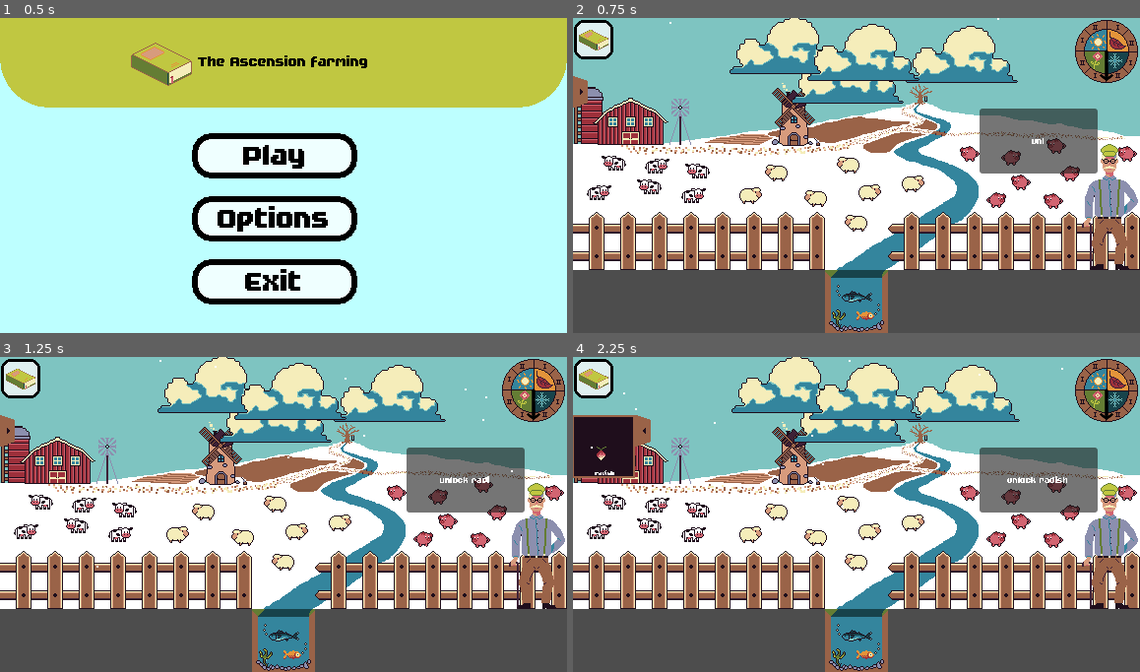
Above: before the commit, frames 1-4 (two rows, left to right).
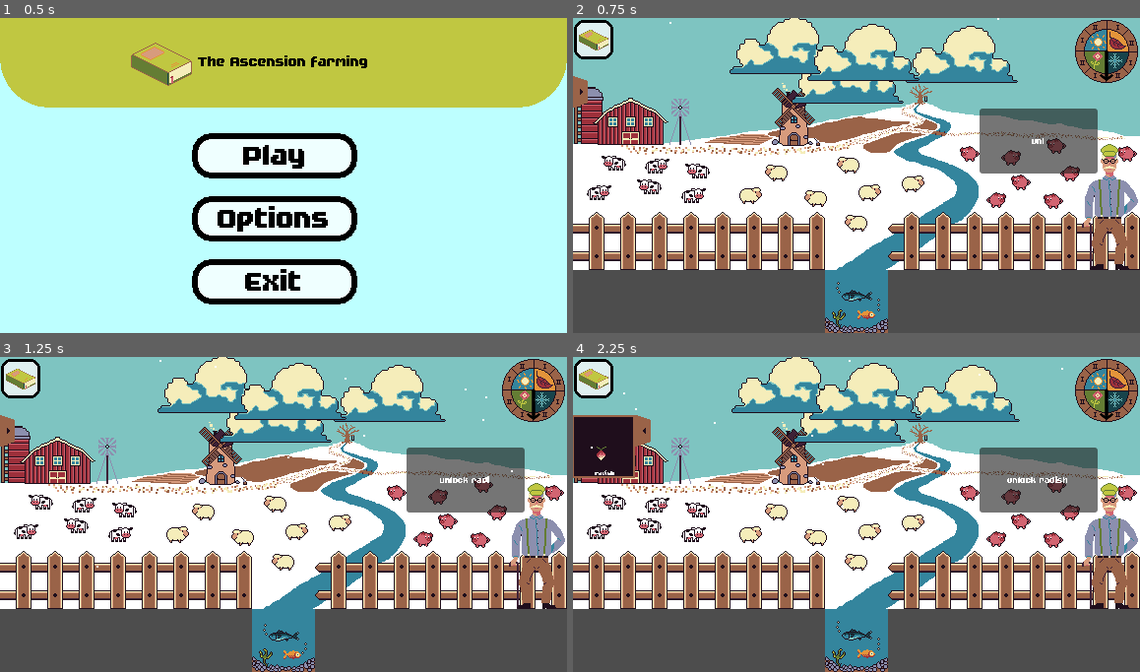
Above: after the commit, the same moments.

Repository: JustAlternate/Regenerative_Game_Jam
Game: Godot game, scene res://Scenes/menu.tscn
Same seed, same stepped clock (60 frames per second), same inputs: the game is played once before the commit and once after it.
Inputs (mouse positions are in pixels of both pictures, inside the frame that each line leads up to):
- Up to frame 1 (0.5 s): no input
- Up to frame 2 (0.75 s): click "Play" at 0.5 s
- Up to frame 3 (1.25 s): no input
- Up to frame 4 (2.25 s): click (590, 429) at 1.25 s; click "radish" at 2 s

Frame 1 is identical in both runs. In frame 2, 0.8% of the frame differs, in the area x 44-56%, y 80-100%; in frame 3, 0.7%; in frame 4, 0.8%.

Commit message:
home et game

Diff:
--- a/Scenes/home.tscn
+++ b/Scenes/home.tscn
@@ -1,8 +1,9 @@
-[gd_scene load_steps=14 format=3 uid="uid://cux0ivx6exq1b"]
+[gd_scene load_steps=19 format=3 uid="uid://cux0ivx6exq1b"]
 
 [ext_resource type="PackedScene" uid="uid://dftuedx82aneu" path="res://Scenes/encyclopedia.tscn" id="1_1gyia"]
 [ext_resource type="Script" path="res://Scripts/Game.gd" id="1_mivhc"]
 [ext_resource type="PackedScene" uid="uid://du2q4bvo17ea" path="res://Scenes/dialogue_grand_pere.tscn" id="2_005re"]
+[ext_resource type="Texture2D" uid="uid://chtvt0u57khvi" path="res://Assets/Plant/sprite-case-eau-centre-animé.png" id="2_bqiwa"]
 [ext_resource type="Texture2D" uid="uid://cqemdebiu2vyn" path="res://Assets/Plant/background-automne.png" id="2_pi25p"]
 [ext_resource type="Texture2D" uid="uid://bjwcvxhdyymu" path="res://Assets/Plant/background-printemps.png" id="3_lswv8"]
 [ext_resource type="Texture2D" uid="uid://baekq7aujb1pc" path="res://Assets/Plant/background-ete.png" id="4_2d7xi"]
@@ -11,7 +12,42 @@
 [ext_resource type="Texture2D" uid="uid://dyj33o55lscxg" path="res://Assets/Plant/background-hiver.png" id="5_l38m1"]
 [ext_resource type="PackedScene" uid="uid://c751d7ivsjn33" path="res://Scenes/meteo.tscn" id="6_2mes2"]
 [ext_resource type="PackedScene" uid="uid://c5fwrbut46wua" path="res://Scenes/plante.tscn" id="6_5hxrd"]
-[ext_resource type="Texture2D" uid="uid://dg8yjs0r274jp" path="res://Assets/Plant/sprite-case-eau-centre.png" id="8_tf5h7"]
+
+[sub_resource type="AtlasTexture" id="AtlasTexture_4w73x"]
+atlas = ExtResource("2_bqiwa")
+region = Rect2(0, 0, 64, 64)
+
+[sub_resource type="AtlasTexture" id="AtlasTexture_57w2v"]
+atlas = ExtResource("2_bqiwa")
+region = Rect2(64, 0, 64, 64)
+
+[sub_resource type="AtlasTexture" id="AtlasTexture_rscqe"]
+atlas = ExtResource("2_bqiwa")
+region = Rect2(0, 64, 64, 64)
+
+[sub_resource type="AtlasTexture" id="AtlasTexture_kja0x"]
+atlas = ExtResource("2_bqiwa")
+region = Rect2(64, 64, 64, 64)
+
+[sub_resource type="SpriteFrames" id="SpriteFrames_5ssav"]
+animations = [{
+"frames": [{
+"duration": 1.0,
+"texture": SubResource("AtlasTexture_4w73x")
+}, {
+"duration": 1.0,
+"texture": SubResource("AtlasTexture_57w2v")
+}, {
+"duration": 1.0,
+"texture": SubResource("AtlasTexture_rscqe")
+}, {
+"duration": 1.0,
+"texture": SubResource("AtlasTexture_kja0x")
+}],
+"loop": true,
+"name": &"default",
+"speed": 5.0
+}]
 
 [sub_resource type="SpriteFrames" id="SpriteFrames_6c8pp"]
 animations = [{
@@ -56,6 +92,12 @@
 script = ExtResource("1_mivhc")
 
 [node name="background" type="Node2D" parent="Game"]
+
+[node name="riviere" type="AnimatedSprite2D" parent="Game/background"]
+texture_filter = 1
+position = Vector2(288, 288)
+sprite_frames = SubResource("SpriteFrames_5ssav")
+frame_progress = 0.99453
 
 [node name="AnimatedSprite2D" type="AnimatedSprite2D" parent="Game/background"]
 texture_filter = 1
@@ -109,11 +151,6 @@
 [node name="Clock" parent="Game" instance=ExtResource("5_gjtvy")]
 position = Vector2(542.477, 34.0615)
 
-[node name="riviere" type="Sprite2D" parent="Game"]
-texture_filter = 1
-position = Vector2(288, 288)
-texture = ExtResource("8_tf5h7")
-
 [connection signal="calling_contextual_menu" from="Game/plant_spot_container/plant1" to="Game" method="_on_plant_calling_contextual_menu"]
 [connection signal="calling_contextual_menu" from="Game/plant_spot_container/plant2" to="Game" method="_on_plant_calling_contextual_menu"]
 [connection signal="calling_contextual_menu" from="Game/plant_spot_container/plant3" to="Game" method="_on_plant_calling_contextual_menu"]
--- a/Scripts/Game.gd
+++ b/Scripts/Game.gd
@@ -7,6 +7,7 @@
 # Called when the node enters the scene tree for the first time.
 func _ready():
 	GlobalVariables.game_state = "playing"
+	$background/riviere.play("default")
 	pass # Replace with function body
 
 
